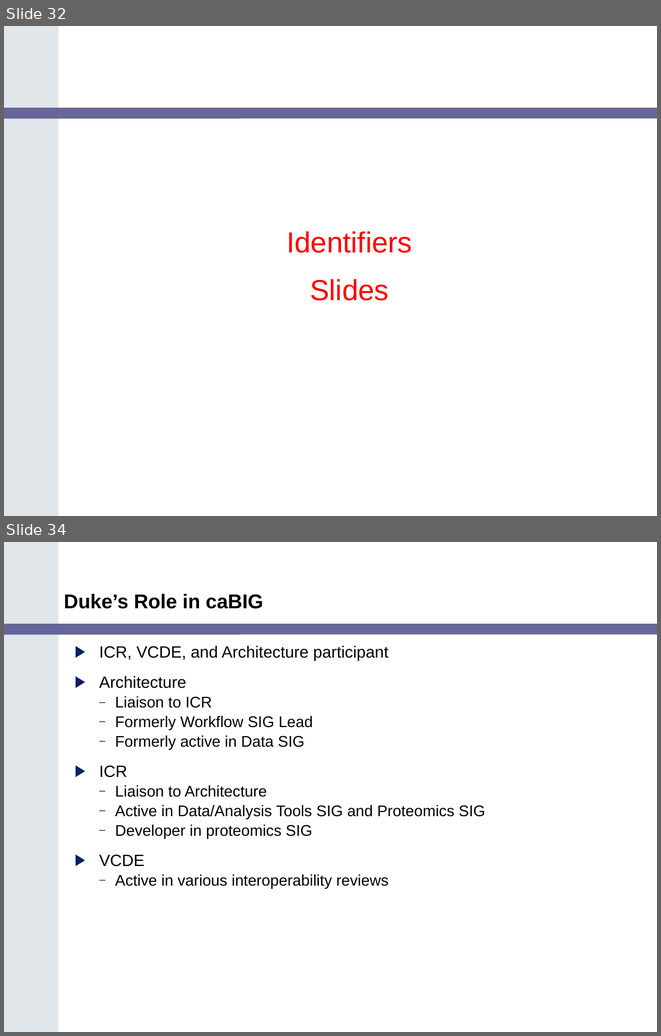
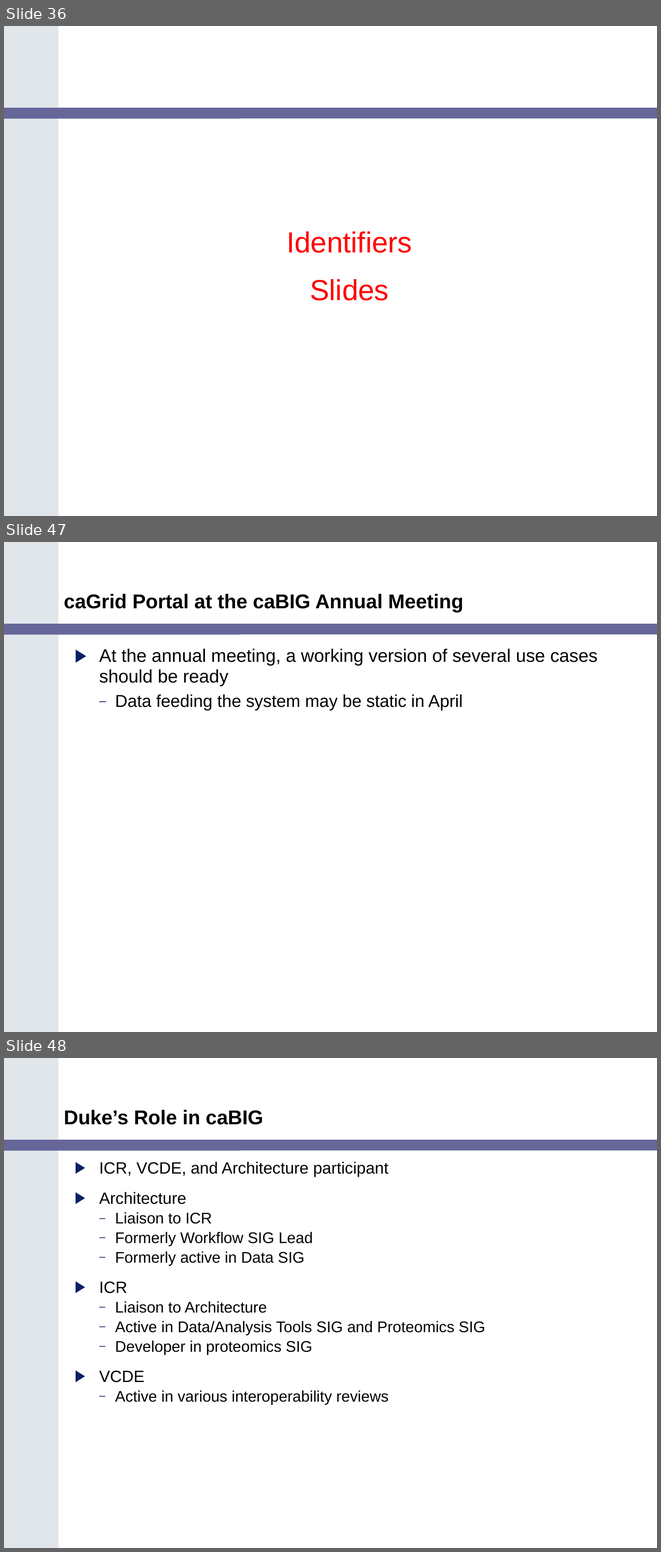
Before and after one commit to NCIP/cagrid-docs, a slide deck: presentations/200602_VCDE_ARCH/caGrid_Update_Arch_VCDE_Feb1.ppt. Shown one above the other, each under a label of ours: slides 32 and 34 before the commit, slides 36, 47 and 48 after it; the slides between them are not shown. The pictures are 661x1036 and 661x1552 pixels, drawn with LibreOffice and Linux fonts; fonts in the diff are those of the drawing; background and template pictures are left out. Boxes give left, top, right and bottom in pixels: in the first picture for what was removed or moved away, otherwise in the second. Text is boxed around its words. In the diff, an @@ line names an element or a change of style, - is before the commit and + after.

```diff
--- a/presentations/200602_VCDE_ARCH/caGrid_Update_Arch_VCDE_Feb1.ppt
+++ b/presentations/200602_VCDE_ARCH/caGrid_Update_Arch_VCDE_Feb1.ppt
@@ slide 47 added at [4,542,657,1032], background #FFFFFF; not listed: 2 template elements that a slide beside it also shows @@
@@ title added at [64,593,464,612], 22 pt, text #000000, bold @@
+caGrid Portal at the caBIG Annual Meeting
@@ text added at [99,649,598,710], 20 pt, text #000000 @@
+▶ At the annual meeting, a working version of several use cases should be ready
+  – Data feeding the system may be static in April
@@ what was slide 32 is now slide 36 @@
@@ what was slide 34 is now slide 48 @@
```
Also in this commit, not shown: 15 other slides added, 2 slides removed.
